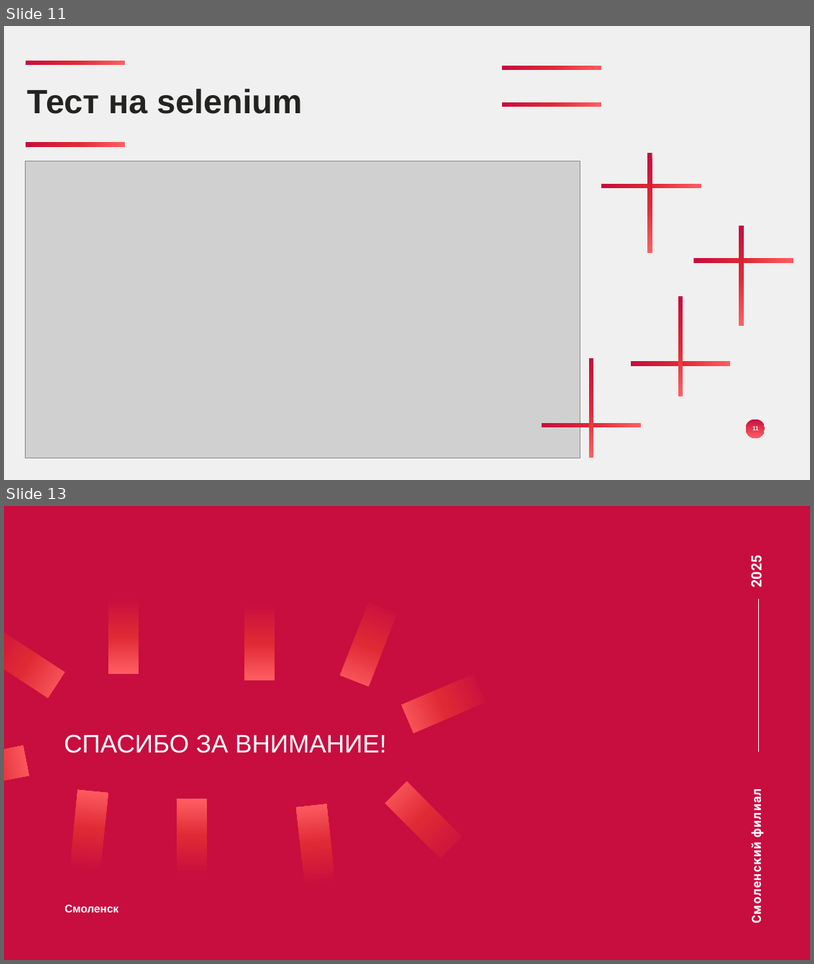
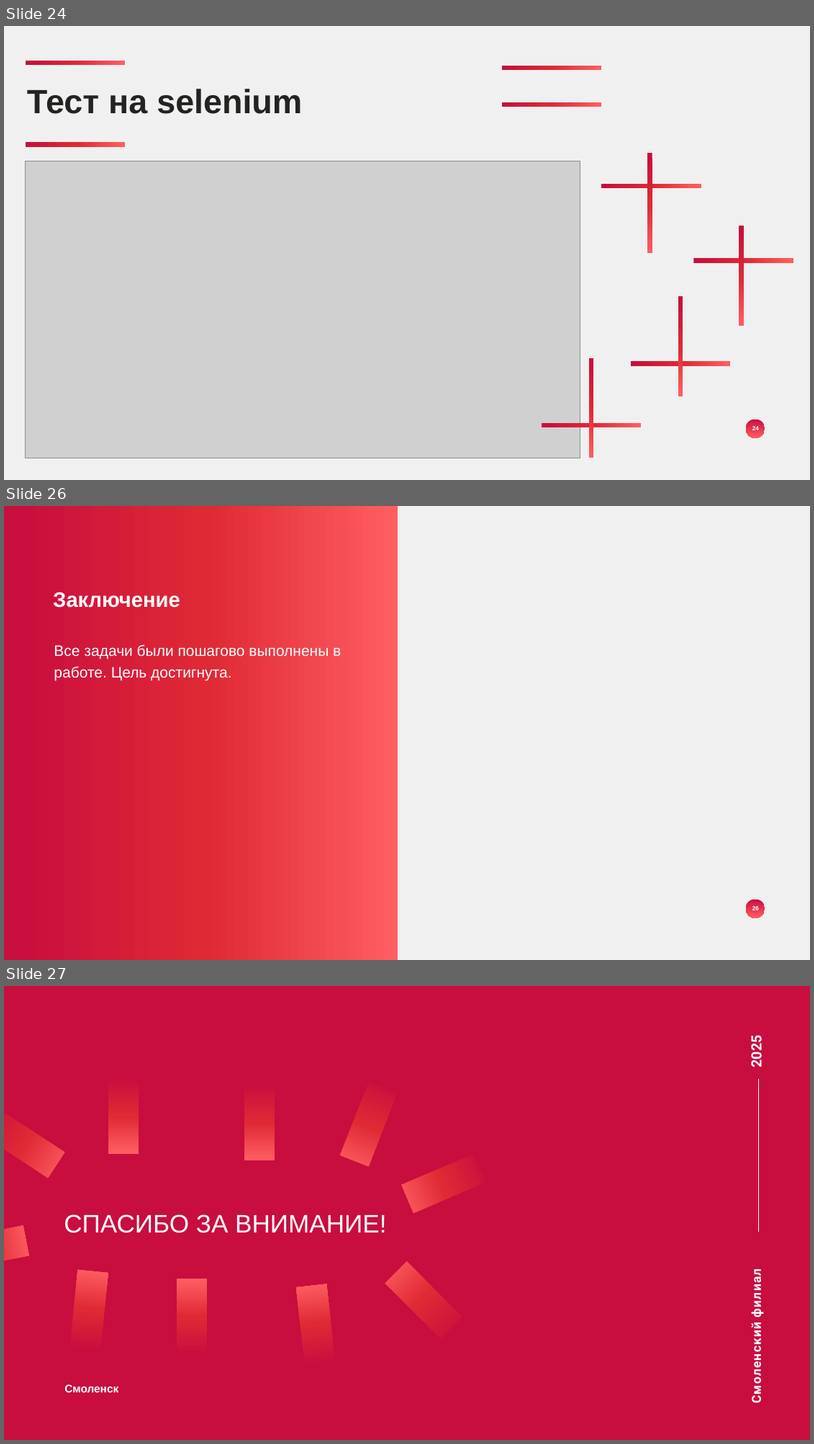
Before and after one commit to Slowpool/diploma-musical-shop-, a slide deck: OuterData/Махницкий диплом.pptx. Shown one above the other, each under a label of ours: slides 11 and 13 before the commit, slides 24, 26 and 27 after it; the slides between them are not shown. The pictures are 814x964 and 814x1444 pixels, drawn with LibreOffice and Linux fonts; fonts in the diff are those of the drawing; grey boxes stand for pictures; background and template pictures are left out. Boxes give left, top, right and bottom in pixels: in the first picture for what was removed or moved away, otherwise in the second. Text is boxed around its words. In the diff, an @@ line names an element or a change of style, - is before the commit and + after.

```diff
--- a/OuterData/Махницкий диплом.pptx
+++ b/OuterData/Махницкий диплом.pptx
@@ slide 26 added at [4, 506, 810, 960], background #EFF0EF; not listed: 2 template elements that a slide beside it also shows @@
@@ rectangle added at [4, 506, 398, 960], fill gradient #C80D3F to #DF2935 to #FF5E62 @@
@@ text added at [53, 592, 180, 608], 50 pt, text #FFFFFF, bold @@
+Заключение
@@ text added at [54, 644, 341, 681], 36 pt, text #FFFFFF @@
+Все задачи были пошагово выполнены в работе. Цель достигнута.
@@ what was slide 11 is now slide 24 @@
@@ page number at [753, 426, 759, 430]: text changed @@
-11
+24
@@ what was slide 13 is now slide 27 @@
```
Also in this commit, not shown: 2 slides changed, 13 other slides added, 1 other file.
